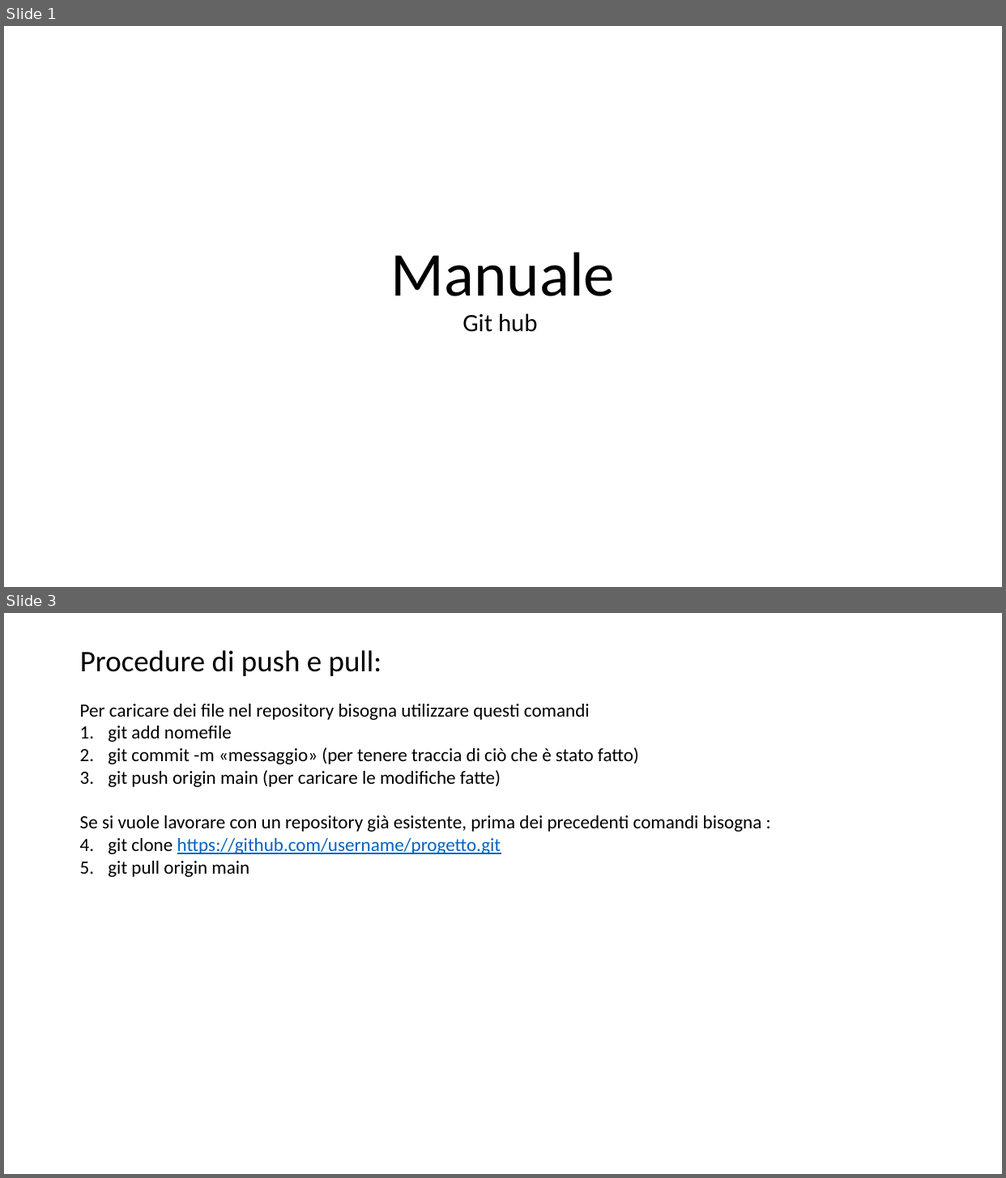
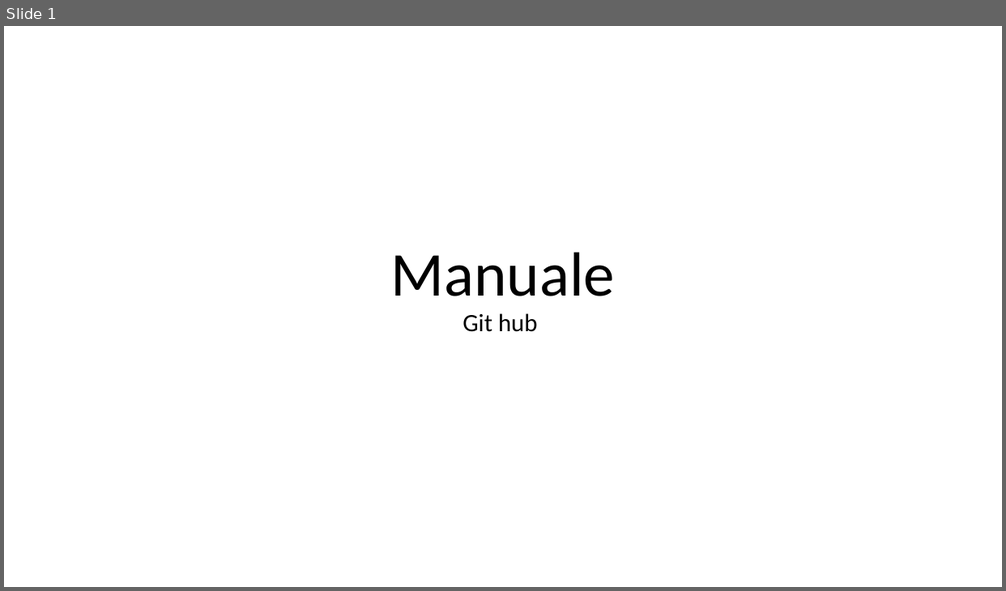
Before and after one commit to camilla-andreatta/Manuale1, a slide deck: Manuale.pptx. Shown one above the other, each under a label of ours: slides 1 and 3 before the commit, slide 1 after it; the slides between them are not shown. The pictures are 1006x1178 and 1006x591 pixels, drawn with LibreOffice and Linux fonts; fonts in the diff are those of the drawing. Boxes give left, top, right and bottom in pixels: in the first picture for what was removed or moved away, otherwise in the second. Text is boxed around its words. In the diff, an @@ line names an element or a change of style, - is before the commit and + after.

```diff
--- a/Manuale.pptx
+++ b/Manuale.pptx
@@ slide 3 removed at box(4, 613, 1002, 1174), background #FFFFFF @@
@@ title removed at box(80, 650, 382, 676) @@
-Procedure di push e pull:
@@ text removed at box(80, 704, 762, 877) @@
-Per caricare dei file nel repository bisogna utilizzare questi comandi
-1. git add nomefile
-2. git commit -m «messaggio» (per tenere traccia di ciò che è stato fatto)
-3. git push origin main (per caricare le modifiche fatte)
-Se si vuole lavorare con un repository già esistente, prima dei precedenti comandi bisogna :
-1. git clone https://github.com/username/progetto.git
-2. git pull origin main
```
Also in this commit, not shown: 1 slide changed, 7 slides added.
